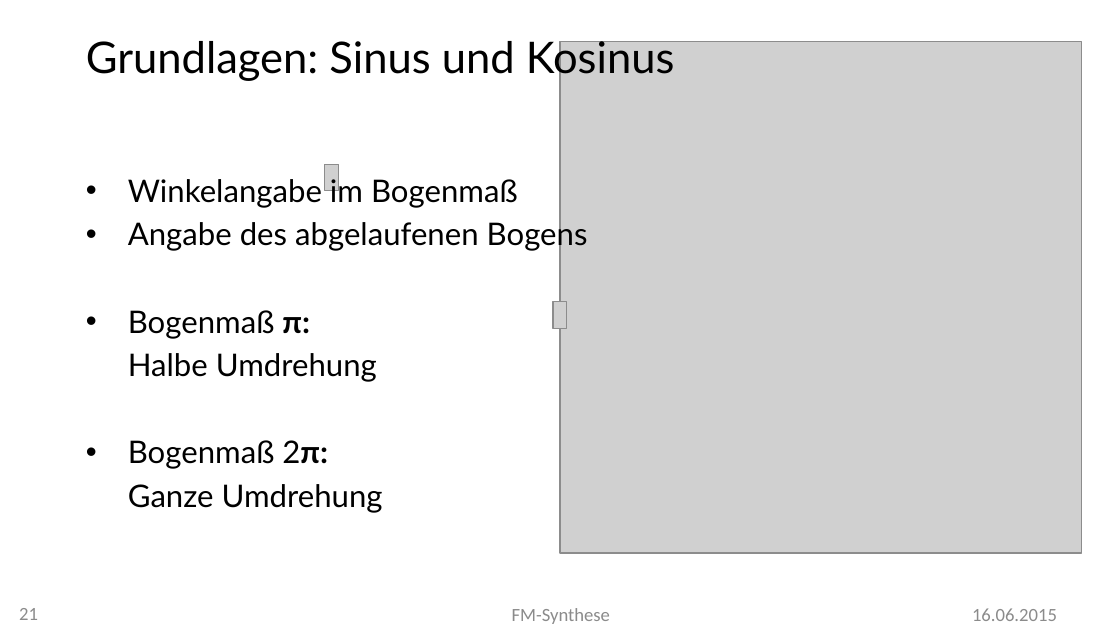
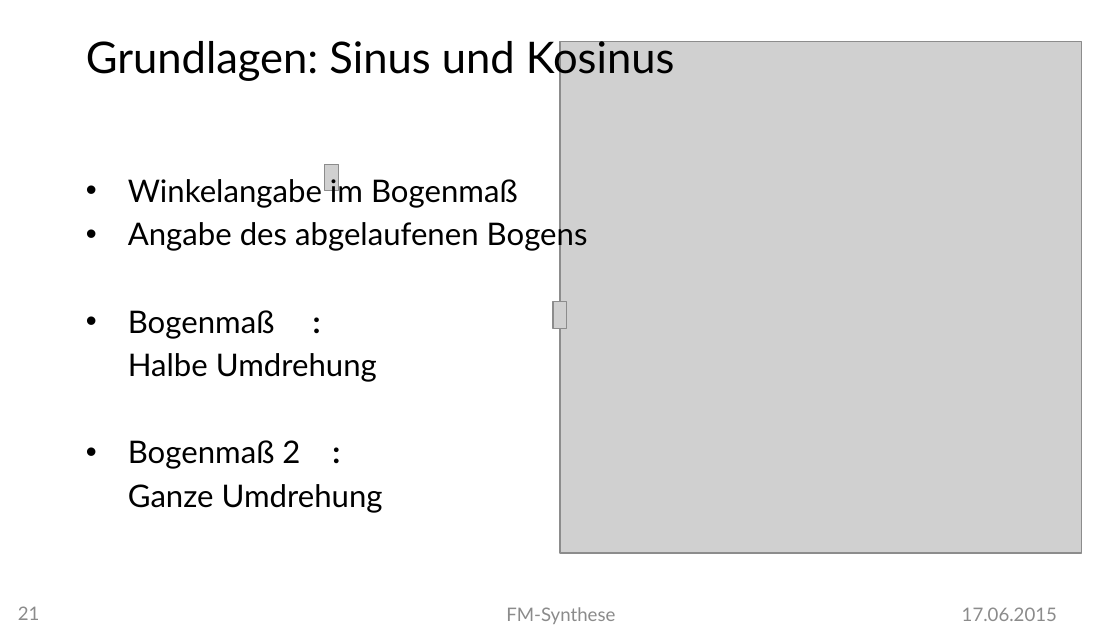
Before and after one commit to MBulli/VSeminar, a slide deck: slide 21 of Praesentation/FMSynthese-Julius.pptx. Drawn at 1120x630 pixels with LibreOffice and Linux fonts; fonts in the diff are those of the drawing; grey boxes stand for pictures; background and template pictures are left out. Boxes give left, top, right and bottom in pixels: in the first picture for what was removed or moved away, otherwise in the second. Text is boxed around its words. In the diff, an @@ line names an element or a change of style, - is before the commit and + after.

```diff
--- a/Praesentation/FMSynthese-Julius.pptx
+++ b/Praesentation/FMSynthese-Julius.pptx
@@ text at box(128, 310, 275, 338): text changed @@
-• Bogenmaß π:
+• Bogenmaß :
@@ text at box(128, 440, 300, 469): text changed @@
-• Bogenmaß 2π:
+• Bogenmaß 2 :
@@ page number at box(18, 606, 40, 620): font Calibri to Lato @@
@@ text "FM-Synthese" at box(506, 607, 615, 624): font Calibri to Lato @@
@@ text at box(962, 607, 1057, 621): text changed; font Calibri to Lato @@
-16.06.2015
+17.06.2015
```
Also in this commit, not shown: 25 other slides changed, 1 slide added.
